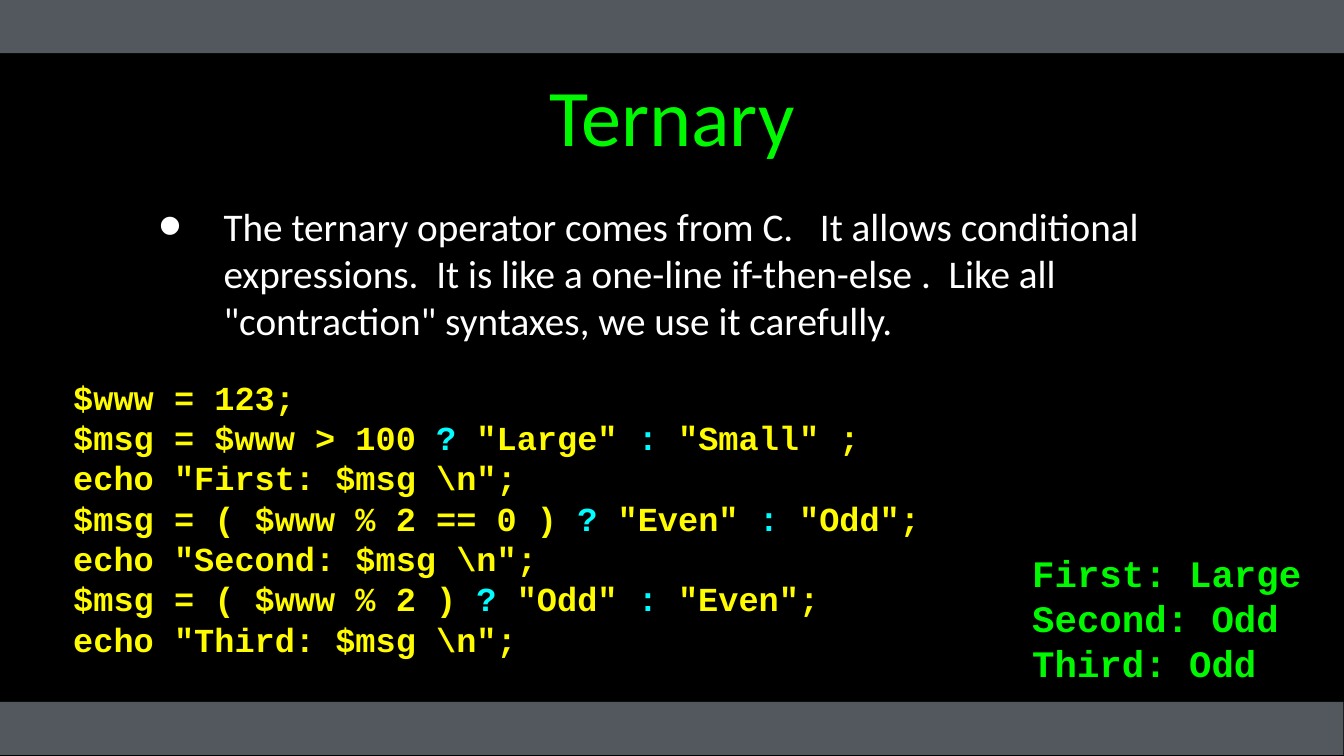
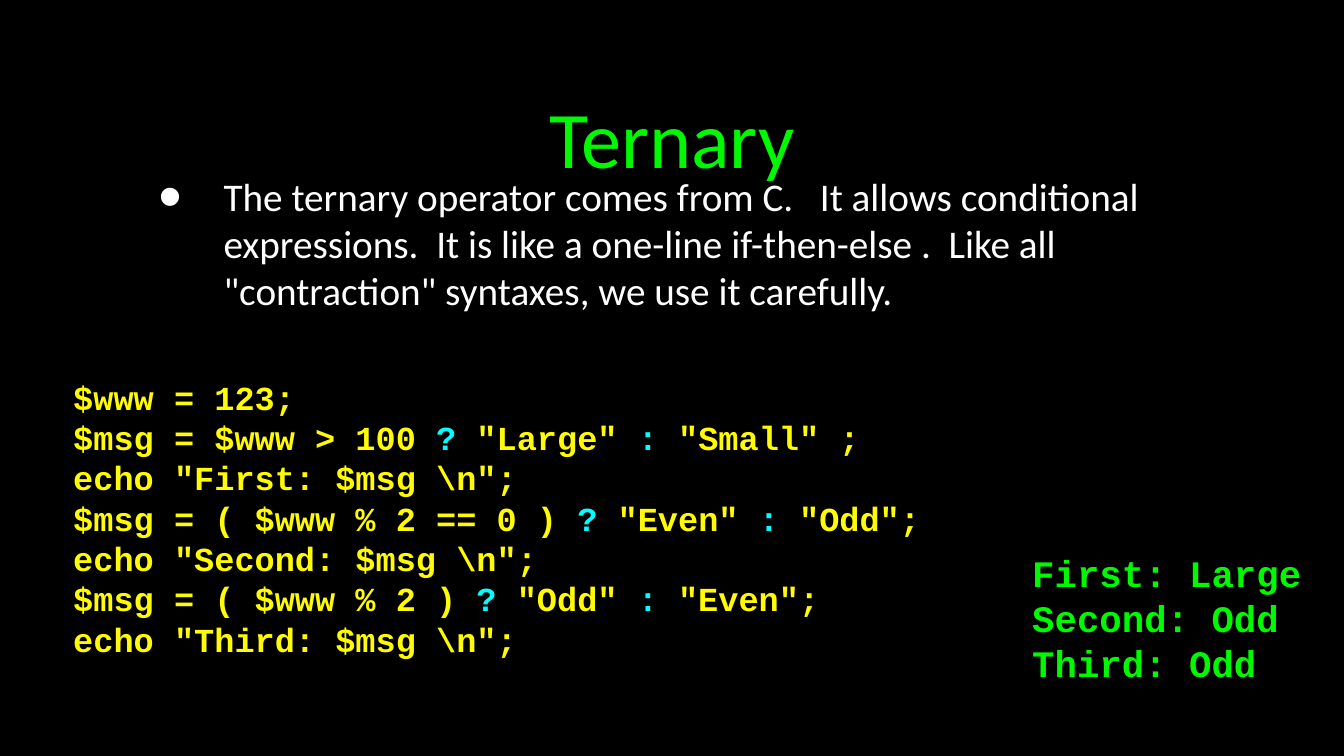
Before and after one commit to csev/wa4e, a slide deck: slide 11 of lectures/PHP-03-Expressions-Control-String.ppt. Drawn at 1344x756 pixels with LibreOffice and Linux fonts; fonts in the diff are those of the drawing. Boxes give left, top, right and bottom in pixels: in the first picture for what was removed or moved away, otherwise in the second. Text is boxed around its words. In the diff, an @@ line names an element or a change of style, - is before the commit and + after.

```diff
--- a/lectures/PHP-03-Expressions-Control-String.ppt
+++ b/lectures/PHP-03-Expressions-Control-String.ppt
@@ rectangle removed at (x1=0, y1=0, x2=1344, y2=54) @@
@@ title "Ternary" rewrapped from (x1=550, y1=94, x2=795, y2=159) to (x1=550, y1=116, x2=795, y2=187) @@
@@ text "The ternary operator comes from ..." at (x1=224, y1=178, x2=1139, y2=312): vertical alignment middle to top @@
@@ rectangle at (x1=0, y1=702, x2=1344, y2=755): fill #53585F to #000000 @@
```
Also in this commit, not shown: 34 other slides changed, 1 other file.
